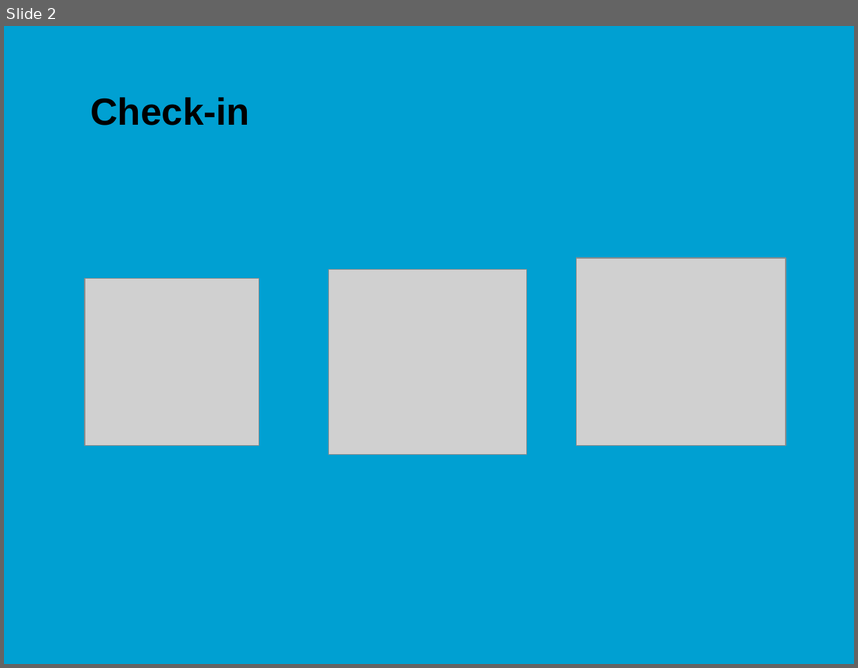
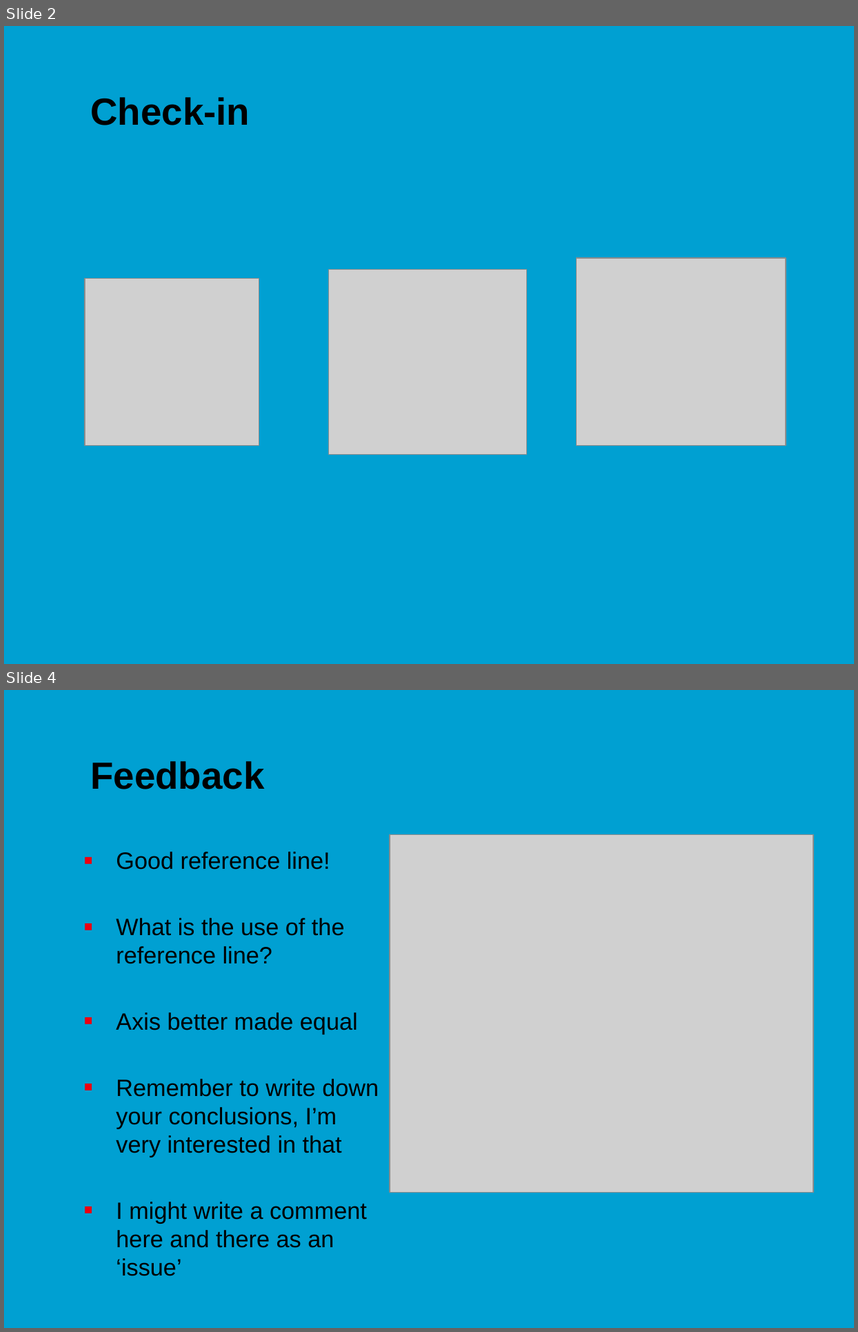
Before and after one commit to jonasmoons/data-driven-learning, a slide deck: slides/ddl-w6l1.pptx. Shown one above the other, each under a label of ours: slide 2 before the commit, slides 2 and 4 after it; the slides between them are not shown. The pictures are 858x668 and 858x1332 pixels, drawn with LibreOffice and Linux fonts; fonts in the diff are those of the drawing; grey boxes stand for pictures; background and template pictures are left out. Boxes give left, top, right and bottom in pixels: in the first picture for what was removed or moved away, otherwise in the second. Text is boxed around its words. In the diff, an @@ line names an element or a change of style, - is before the commit and + after.

```diff
--- a/slides/ddl-w6l1.pptx
+++ b/slides/ddl-w6l1.pptx
@@ slide 4 added at [4,690,854,1328], background picture (left out) @@
@@ title added at [90,761,265,789], 32 pt, text #000000, bold @@
+Feedback
@@ picture added at [390,834,813,1192] @@
@@ text added at [116,851,379,1276], 20 pt, text #000000 @@
+■ Good reference line!
+■ What is the use of the reference line?
+■ Axis better made equal
+■ Remember to write down your conclusions, I’m very interested in that
+■ I might write a comment here and there as an ‘issue’
```
Also in this commit, not shown: 5 slides changed, 21 other slides added, 11 slides removed, 7 other files.
